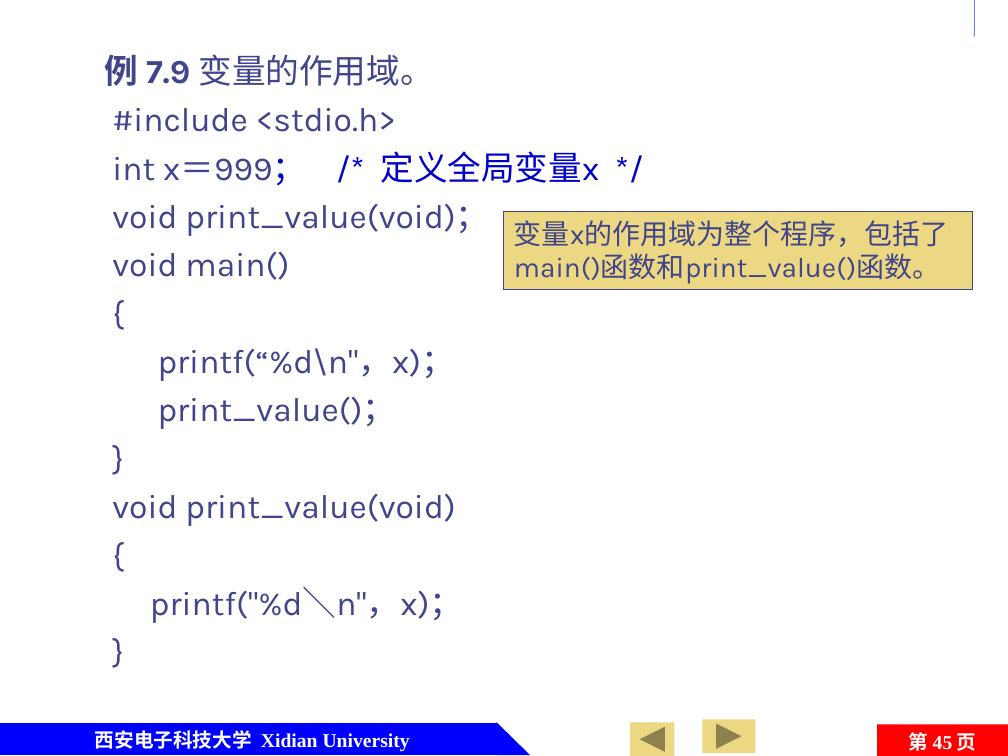
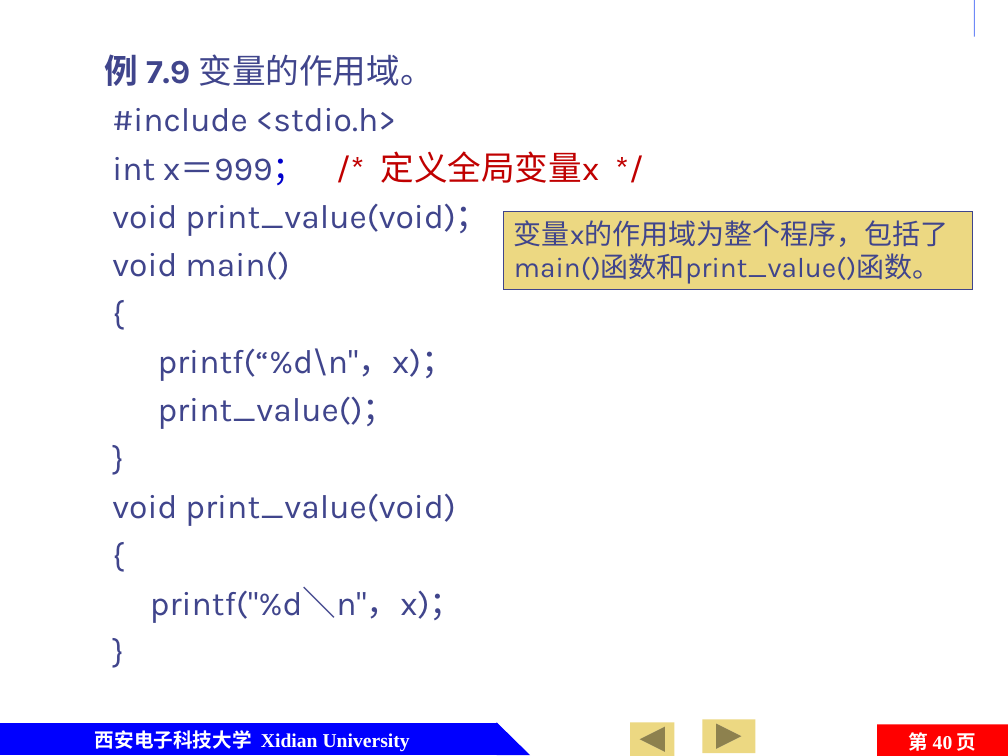
Before and after one commit to jtrfid/C-Repositories, a slide deck: slide 40 of 2016/C语言/课件/第7章 函数及变量存储类型.pptx (slide 45 before the commit). Drawn at 1008x756 pixels with LibreOffice and Linux fonts; fonts in the diff are those of the drawing; background and template pictures are left out. Boxes give left, top, right and bottom in pixels: in the first picture for what was removed or moved away, otherwise in the second. Text is boxed around its words. In the diff, an @@ line names an element or a change of style, - is before the commit and + after.

```diff
--- a/2016/C语言/课件/第7章 函数及变量存储类型.pptx
+++ b/2016/C语言/课件/第7章 函数及变量存储类型.pptx
@@ text at <box>112,151,600,185</box>: text colour #0000CC to #C00000 in "/* 定义全局变量x */" @@
@@ page number at <box>909,732,977,751</box>: text changed @@
-第 45 页
+第 40 页
```
Also in this commit, not shown: 7 other slides changed, 5 slides removed, 5 other files.
